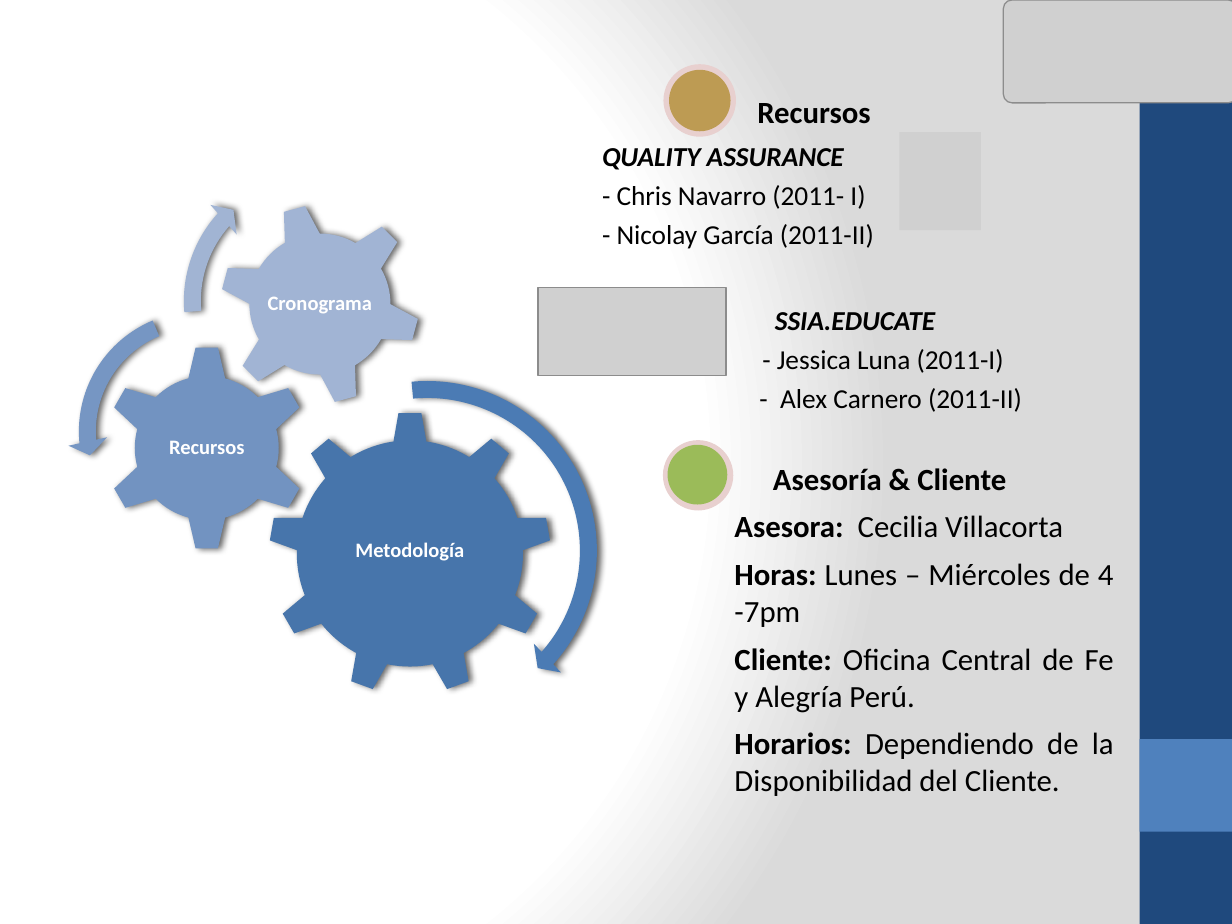
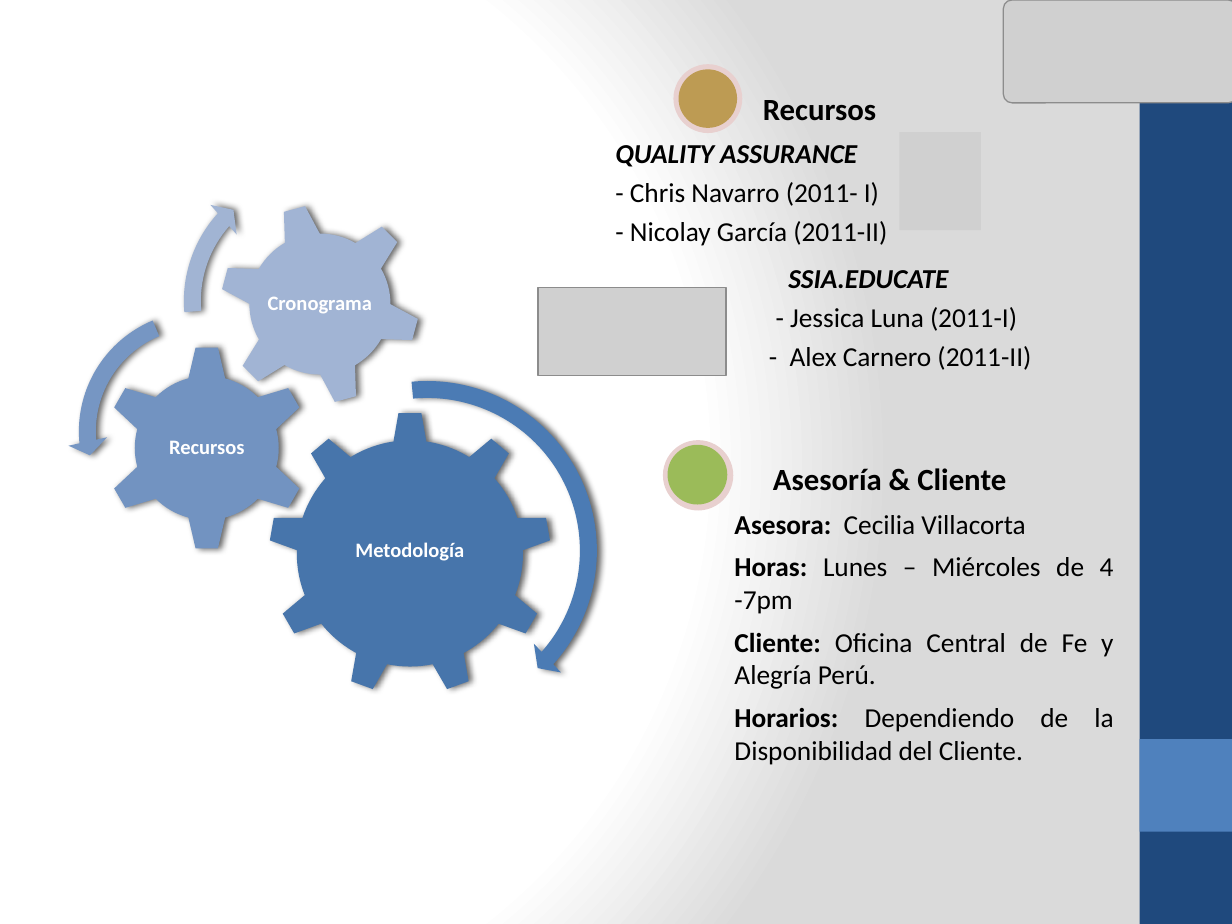
Before and after one commit to cms/proyecto-fya, a slide deck: slide 6 of Presentacion Final Ciclo 2011-02/ANOCFAP-[Presentación Final v3.0].pptx. Drawn at 1232x924 pixels with LibreOffice and Linux fonts; fonts in the diff are those of the drawing; grey boxes stand for pictures. Boxes give left, top, right and bottom in pixels: in the first picture for what was removed or moved away, otherwise in the second. Text is boxed around its words. In the diff, an @@ line names an element or a change of style, - is before the commit and + after.

```diff
--- a/Presentacion Final Ciclo 2011-02/ANOCFAP-[Presentación Final v3.0].pptx
+++ b/Presentacion Final Ciclo 2011-02/ANOCFAP-[Presentación Final v3.0].pptx
@@ ellipse: place and size @@
-ellipse at (664, 64, 737, 137)
+ellipse at (674, 64, 743, 133)
@@ chord (boxed as its full ellipse): place and size @@
-chord (boxed as its full ellipse) at (670, 71, 728, 129)
+chord (boxed as its full ellipse) at (680, 71, 736, 127)
@@ text "Recursos": place and size @@
-text "Recursos" at (757, 103, 870, 124)
+text "Recursos" at (763, 100, 876, 121)
@@ text "QUALITY ASSURANCE" rewrapped from (602, 148, 1022, 412) to (615, 145, 1031, 370) @@
@@ text "Asesora: Cecilia Villacorta" at (734, 515, 1114, 765): size 18 to 16 pt @@
```
